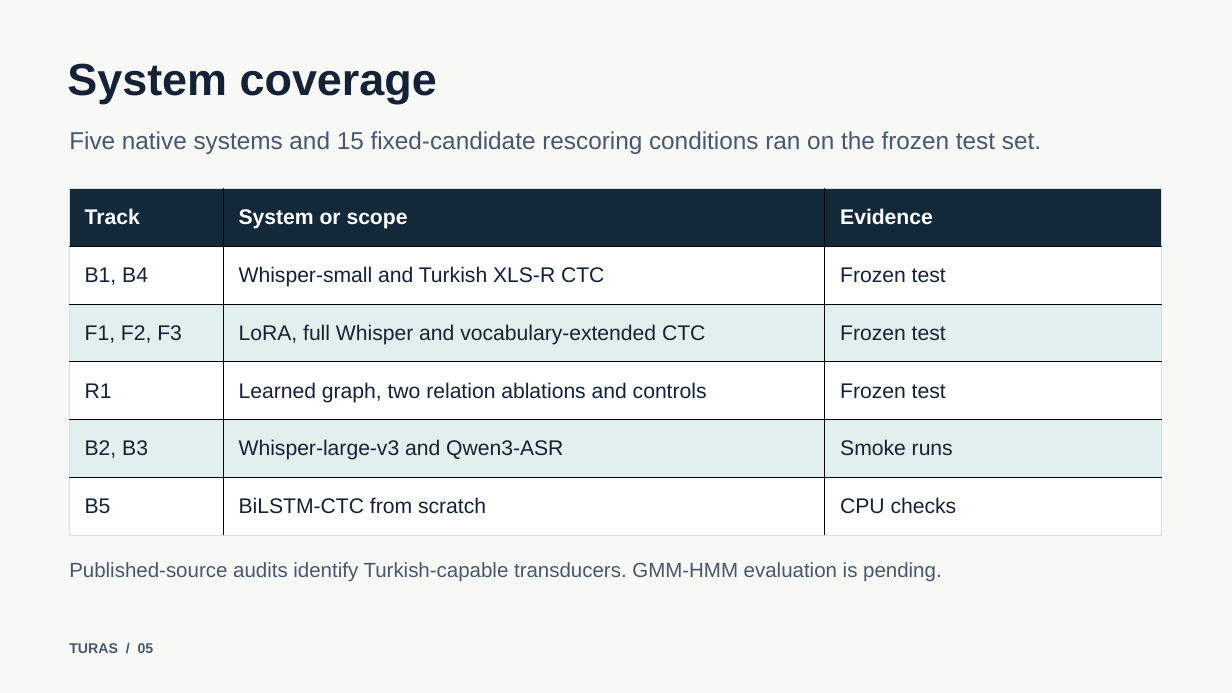
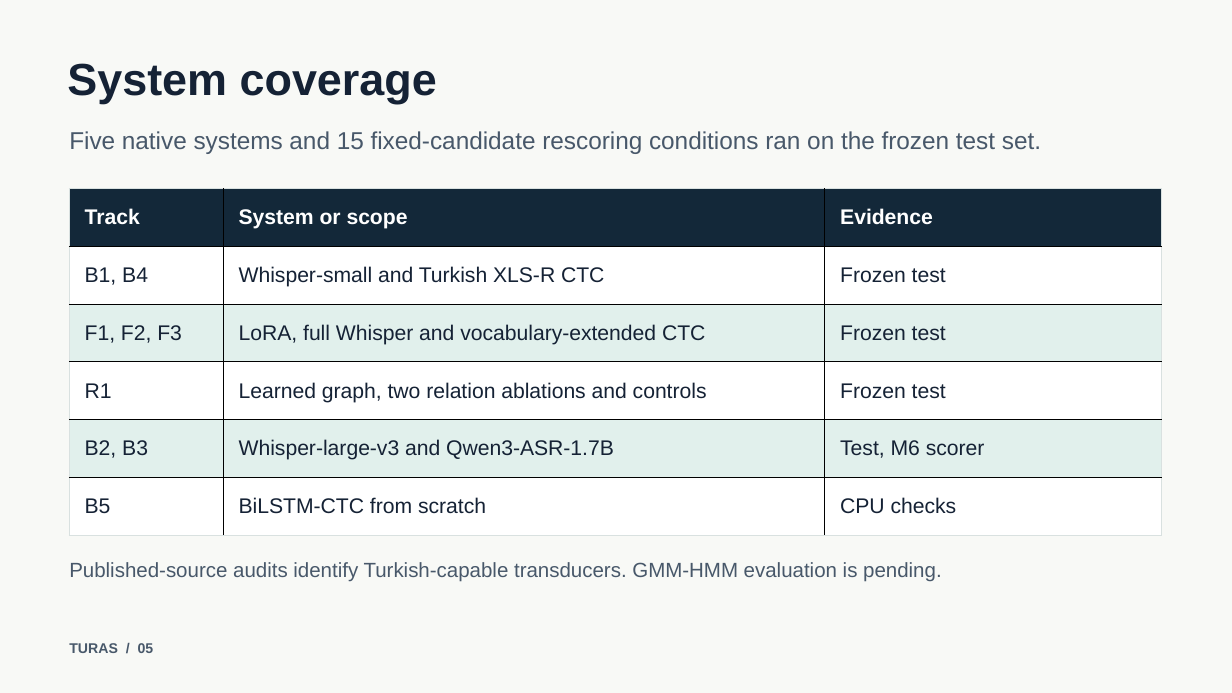
Before and after one commit to Rxd3/TURAS, a slide deck: slide 5 of presentation/TURAS.pptx. Drawn at 1232x693 pixels with LibreOffice and Linux fonts; fonts in the diff are those of the drawing. Boxes give left, top, right and bottom in pixels: in the first picture for what was removed or moved away, otherwise in the second. Text is boxed around its words. In the diff, an @@ line names an element or a change of style, - is before the commit and + after.

Commit message:
chore(m6): remove redundant .gitkeep files and refresh slides

```diff
--- a/presentation/TURAS.pptx
+++ b/presentation/TURAS.pptx
@@ table at [69,189,1163,535] @@
-row 5, column 2: Whisper-large-v3 and Qwen3-ASR
+row 5, column 2: Whisper-large-v3 and Qwen3-ASR-1.7B
-row 5, column 3: Smoke runs
+row 5, column 3: Test, M6 scorer
```
Also in this commit, not shown: 8 other files.
